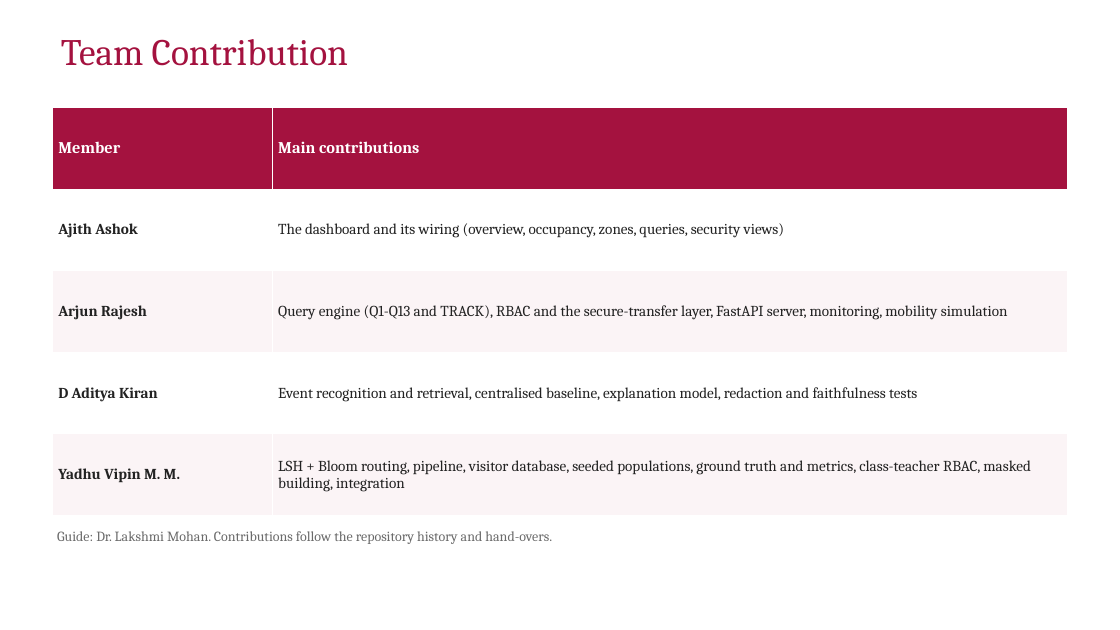
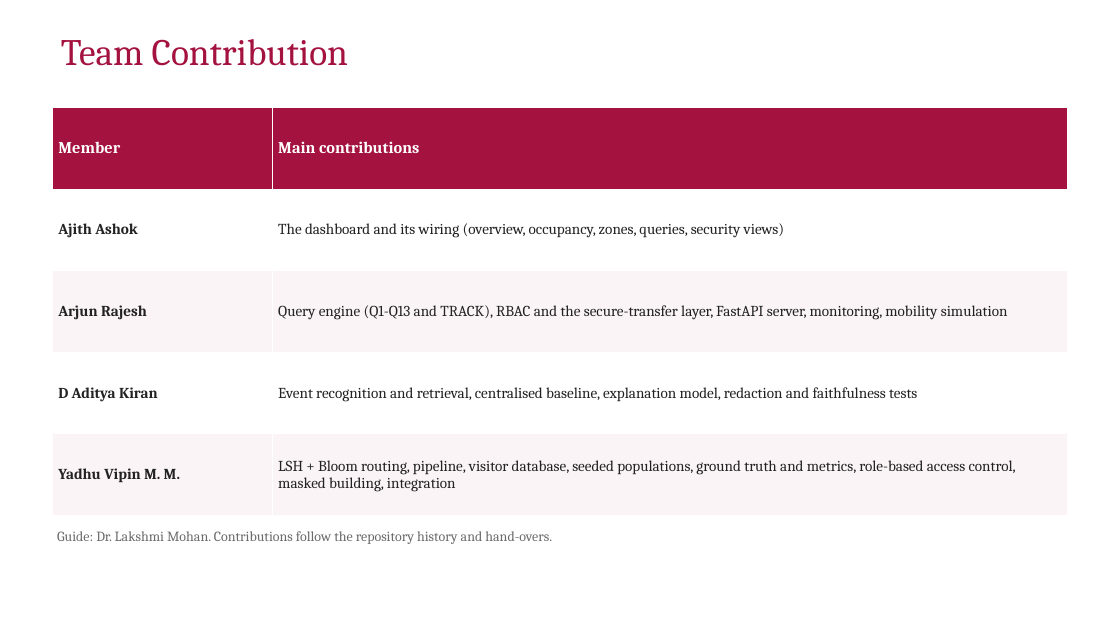
Before and after one commit to yadhu-vipin/Occupant_Tracking_v2, a slide deck: slide 27 of final_review/S7_Final_Review_Group_C3.pptx (slide 26 before the commit). Drawn at 1120x630 pixels with LibreOffice and Linux fonts; fonts in the diff are those of the drawing; background and template pictures are left out. Boxes give left, top, right and bottom in pixels: in the first picture for what was removed or moved away, otherwise in the second. Text is boxed around its words. In the diff, an @@ line names an element or a change of style, - is before the commit and + after.

Commit message:
docs: deck slides 10-30 follow the same rules (sensor-neutral, no class-teacher wording, no result values before the results slides); new results slide for explanations and Bloom filters

```diff
--- a/final_review/S7_Final_Review_Group_C3.pptx
+++ b/final_review/S7_Final_Review_Group_C3.pptx
@@ table at (x1=52, y1=108, x2=1068, y2=516) @@
-row 5, column 2: LSH + Bloom routing, pipeline, visitor database, seeded populations, ground truth and metrics, class-teacher RBAC, masked building, integration
+row 5, column 2: LSH + Bloom routing, pipeline, visitor database, seeded populations, ground truth and metrics, role-based access control, masked building, integration
```
Also in this commit, not shown: 8 other slides changed, 1 slide added.
